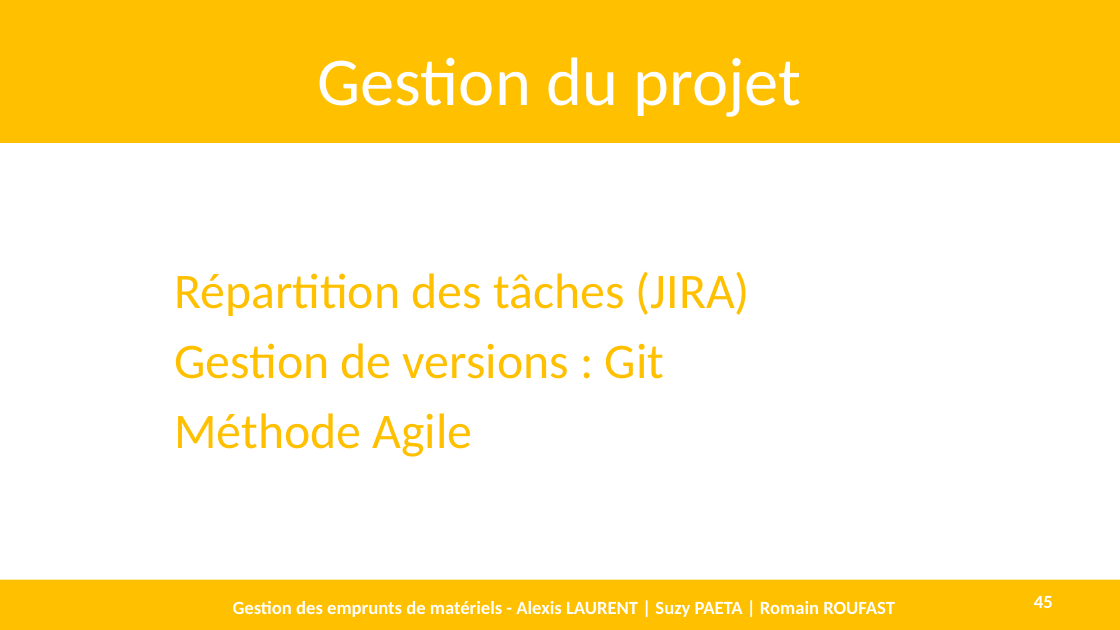
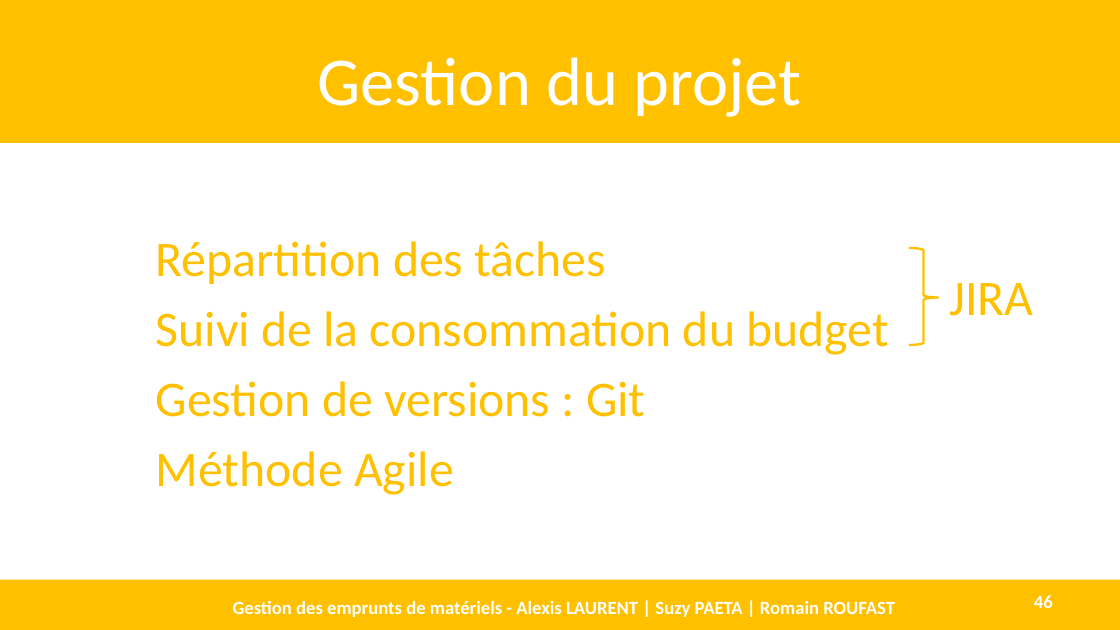
Before and after one commit to AlexisLaurent/Gestion_des_Emprunts, a slide deck: slide 46 of Livrables/D1.3 - DEF.pptx (slide 45 before the commit). Drawn at 1120x630 pixels with LibreOffice and Linux fonts; fonts in the diff are those of the drawing. Boxes give left, top, right and bottom in pixels: in the first picture for what was removed or moved away, otherwise in the second. Text is boxed around its words. In the diff, an @@ line names an element or a change of style, - is before the commit and + after.

Commit message:
def

```diff
--- a/Livrables/D1.3 - DEF.pptx
+++ b/Livrables/D1.3 - DEF.pptx
@@ text "Répartition des tâches": place and size @@
-text "Répartition des tâches" at bbox=[174, 272, 750, 457]
+text "Répartition des tâches" at bbox=[156, 241, 890, 495]
@@ text at bbox=[156, 241, 890, 355]: text changed @@
-Répartition des tâches (JIRA)
+Répartition des tâches
+Suivi de la consommation du budget
@@ right brace added at bbox=[909, 248, 939, 345], outline #FFC000 1.5 pt @@
@@ text added at bbox=[949, 283, 1033, 316], 32 pt, text #FFC000 @@
+JIRA
@@ page number at bbox=[1034, 595, 1053, 608]: text changed @@
-45
+46
```
Also in this commit, not shown: 5 other slides changed, 1 slide added.
